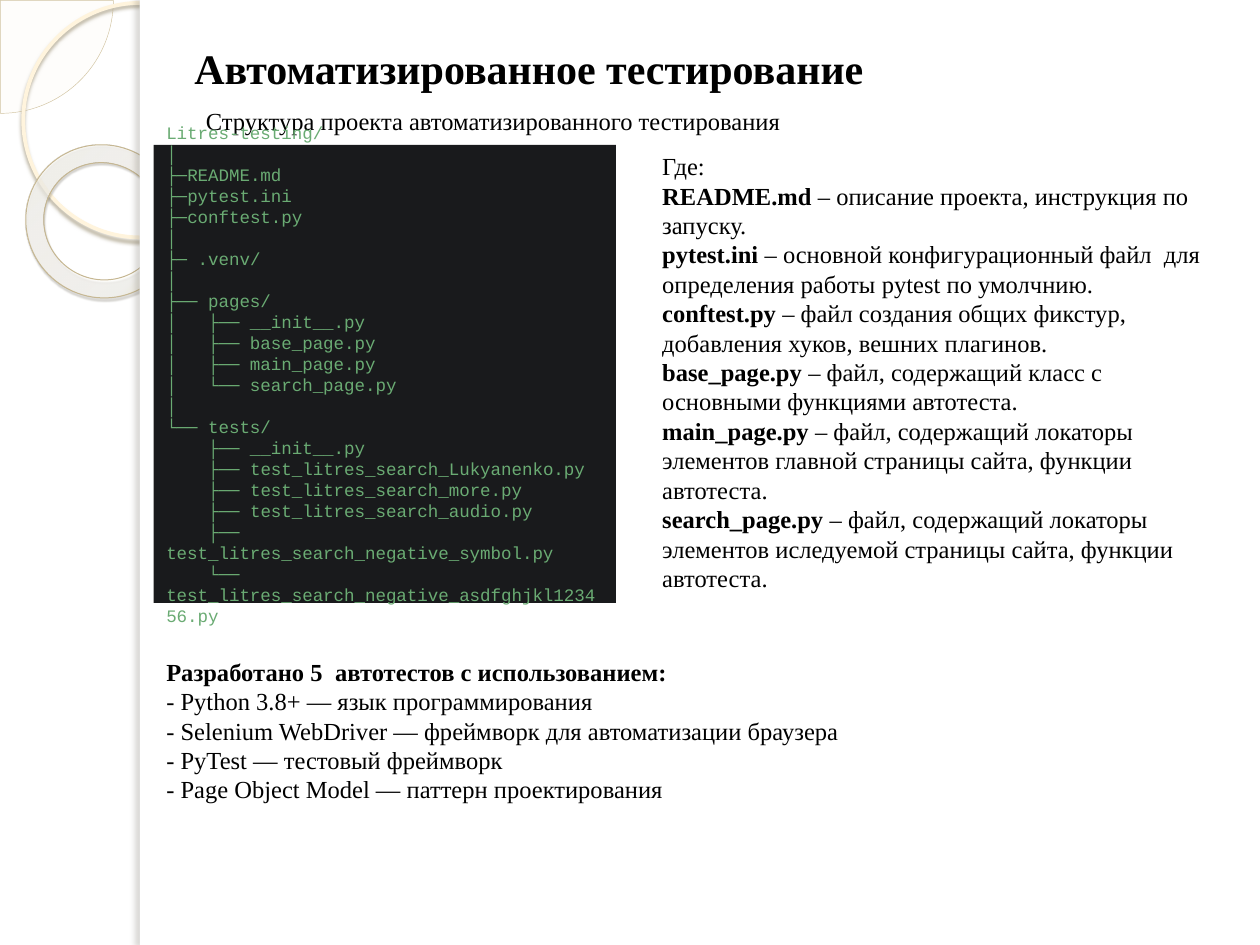
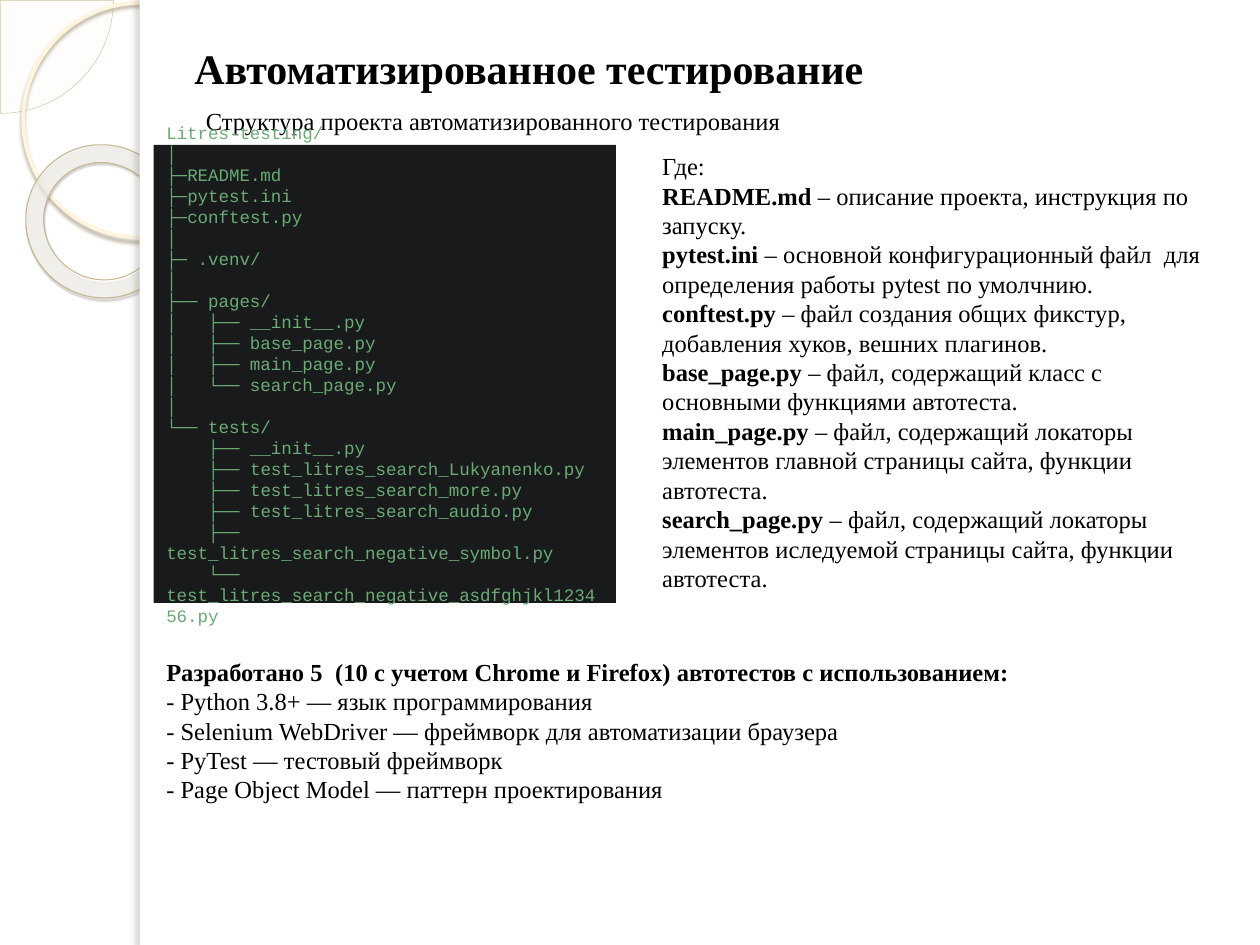
Before and after one commit to DmitriiPV73/Litres-testing, a slide deck: slide 11 of presentation_litres.pptx. Drawn at 1260x945 pixels with LibreOffice and Linux fonts; fonts in the diff are those of the drawing; background and template pictures are left out. Boxes give left, top, right and bottom in pixels: in the first picture for what was removed or moved away, otherwise in the second. Text is boxed around its words. In the diff, an @@ line names an element or a change of style, - is before the commit and + after.

```diff
--- a/presentation_litres.pptx
+++ b/presentation_litres.pptx
@@ text at box(166, 663, 1008, 686): text changed @@
-Разработано 5 автотестов с использованием:
+Разработано 5 (10 с учетом Chrome и Firefox) автотестов с использованием:
```
Also in this commit, not shown: 4 other slides changed.
